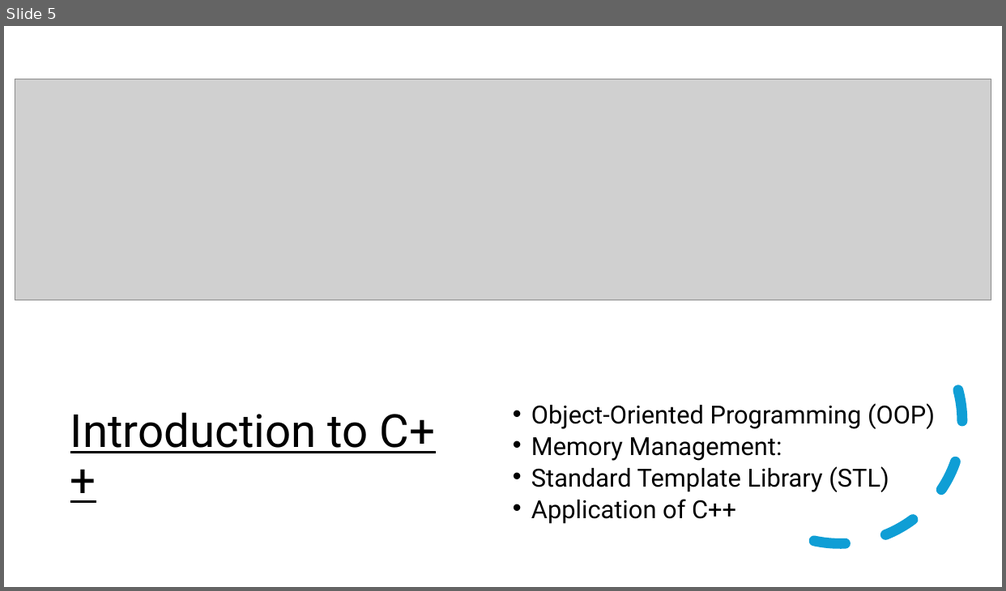
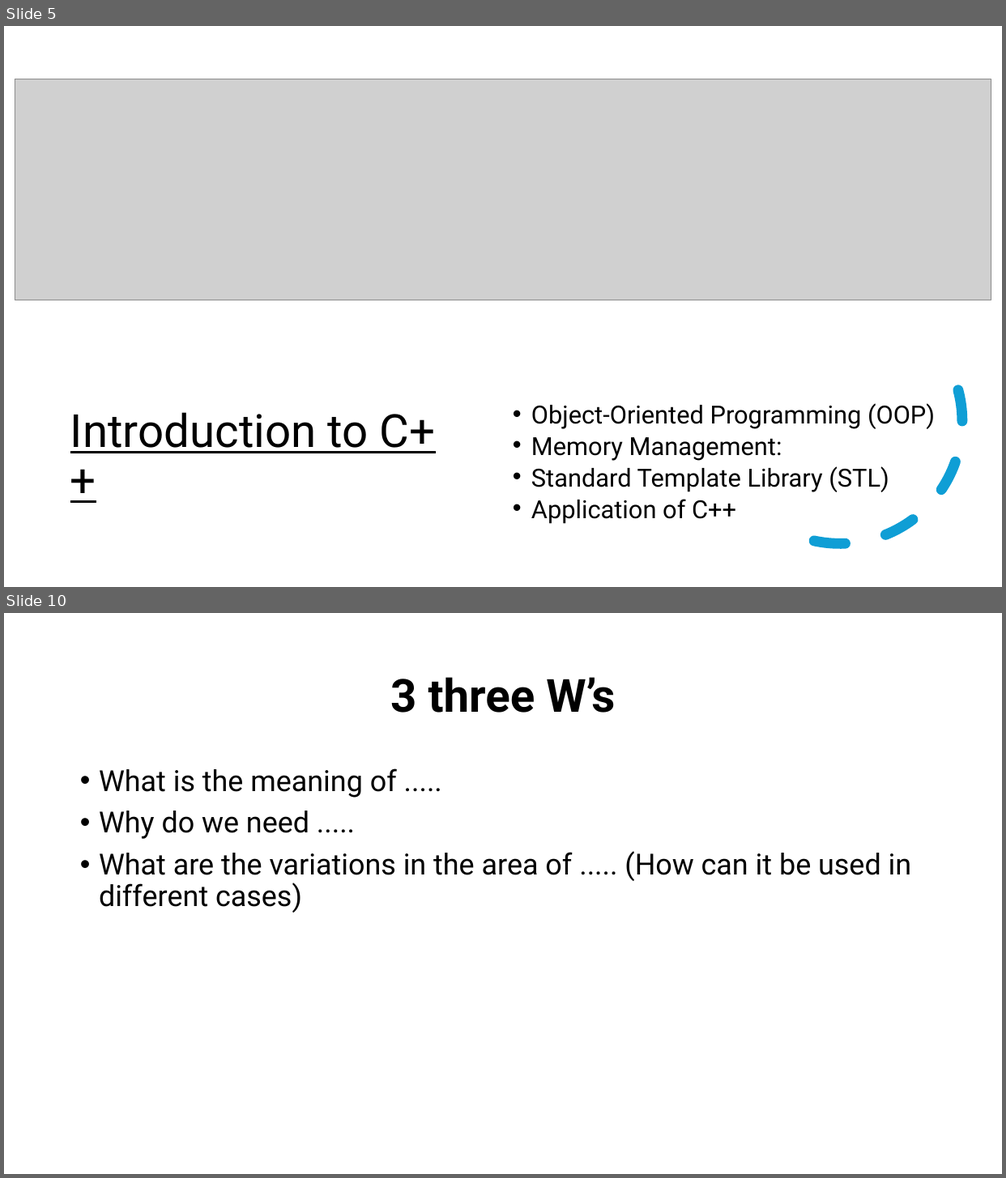
Before and after one commit to muazzamaqeel/Unversity-ComputerScience, a slide deck: C++/Tutoring/Lectures/WS-24/Introduction.pptx. Shown one above the other, each under a label of ours: slide 5 before the commit, slides 5 and 10 after it; the slides between them are not shown. The pictures are 1006x591 and 1006x1178 pixels, drawn with LibreOffice and Linux fonts; fonts in the diff are those of the drawing; grey boxes stand for pictures. Boxes give left, top, right and bottom in pixels: in the first picture for what was removed or moved away, otherwise in the second. Text is boxed around its words. In the diff, an @@ line names an element or a change of style, - is before the commit and + after.

```diff
--- a/C++/Tutoring/Lectures/WS-24/Introduction.pptx
+++ b/C++/Tutoring/Lectures/WS-24/Introduction.pptx
@@ slide 10 added at (4,613,1002,1174), background #FFFFFF @@
@@ title added at (390,677,615,713), 44 pt, text #000000, bold @@
+3 three W’s
@@ text added at (99,769,912,913), 28 pt, text #000000 @@
+• What is the meaning of .....
+• Why do we need .....
+• What are the variations in the area of ..... (How can it be used in different cases)
```
Also in this commit, not shown: 4 other slides added, 1 slide removed, 16 other files.
